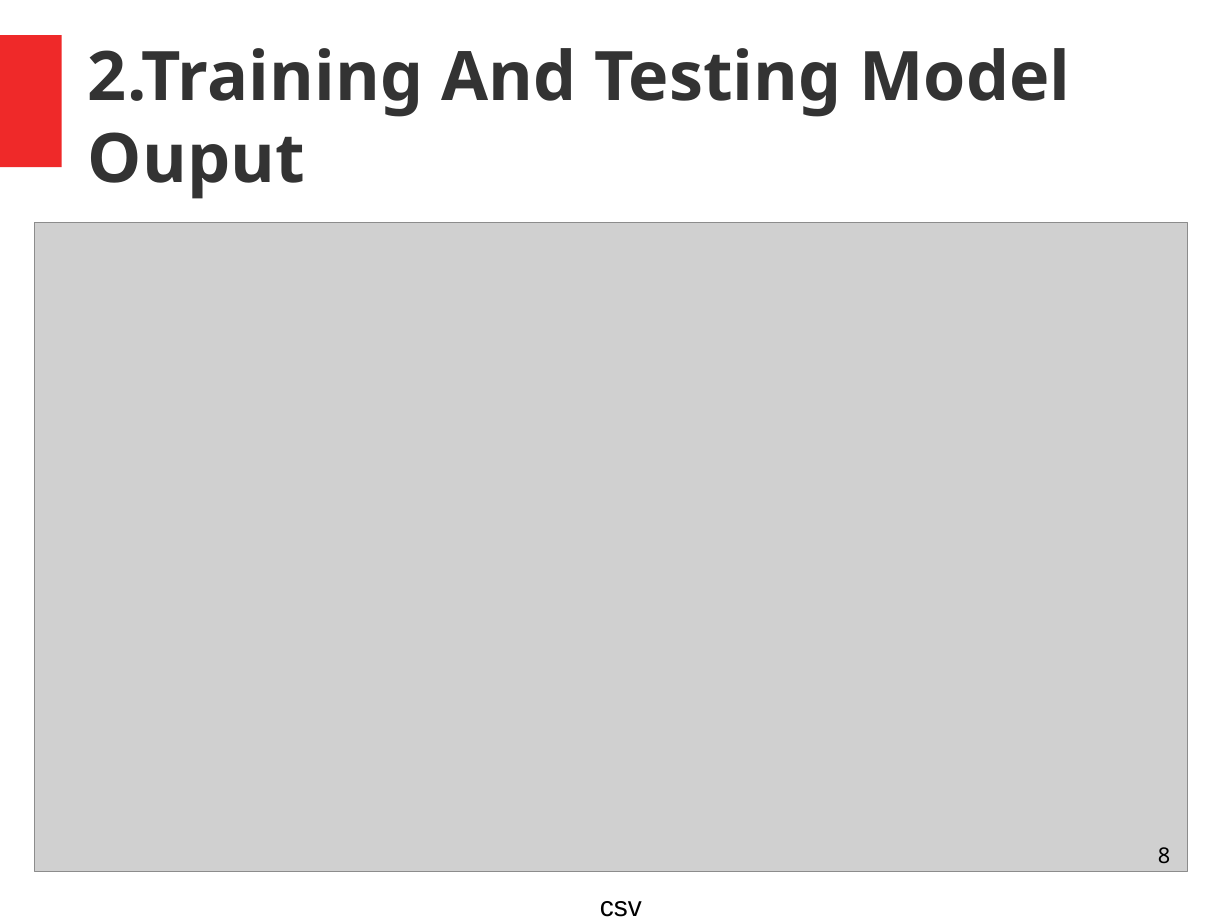
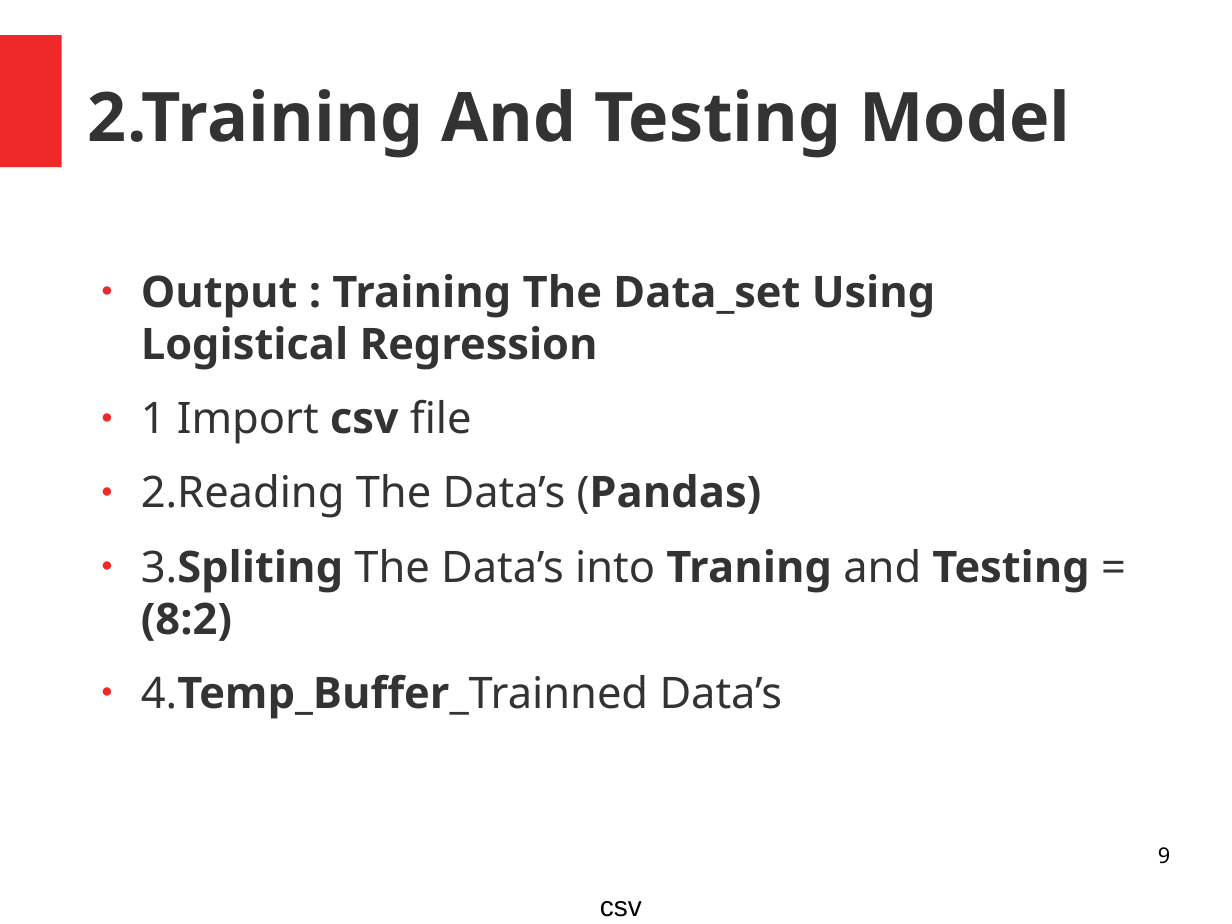
Before and after one commit to vimalv-AI/Redspectra, a slide deck: slide 9 of QMAX_EAGLE_3/doc/Presentations/0_Eagle_Doc.odp (slide 8 before the commit). Drawn at 1232x924 pixels with LibreOffice and Linux fonts; fonts in the diff are those of the drawing; grey boxes stand for pictures. Boxes give left, top, right and bottom in pixels: in the first picture for what was removed or moved away, otherwise in the second. Text is boxed around its words. In the diff, an @@ line names an element or a change of style, - is before the commit and + after.

```diff
--- a/QMAX_EAGLE_3/doc/Presentations/0_Eagle_Doc.odp
+++ b/QMAX_EAGLE_3/doc/Presentations/0_Eagle_Doc.odp
@@ title at [88,89,1071,158]: text changed @@
-2.Training And Testing Model Ouput
+2.Training And Testing Model
@@ picture removed at [35,222,1188,871] @@
@@ text added at [141,274,1089,719], 28 pt, text #333333, bold @@
+● Output : Training The Data_set Using Logistical Regression
+● 1 Import csv file
+● 2.Reading The Data’s (Pandas)
+● 3.Spliting The Data’s into Traning and Testing = (8:2)
+● 4.Temp_Buffer_Trainned Data’s
@@ page number at [1158,847,1170,864]: text changed @@
-8
+9
```
Also in this commit, not shown: 5 other slides changed, 2 slides added, 1 slide removed, 2 other files.
